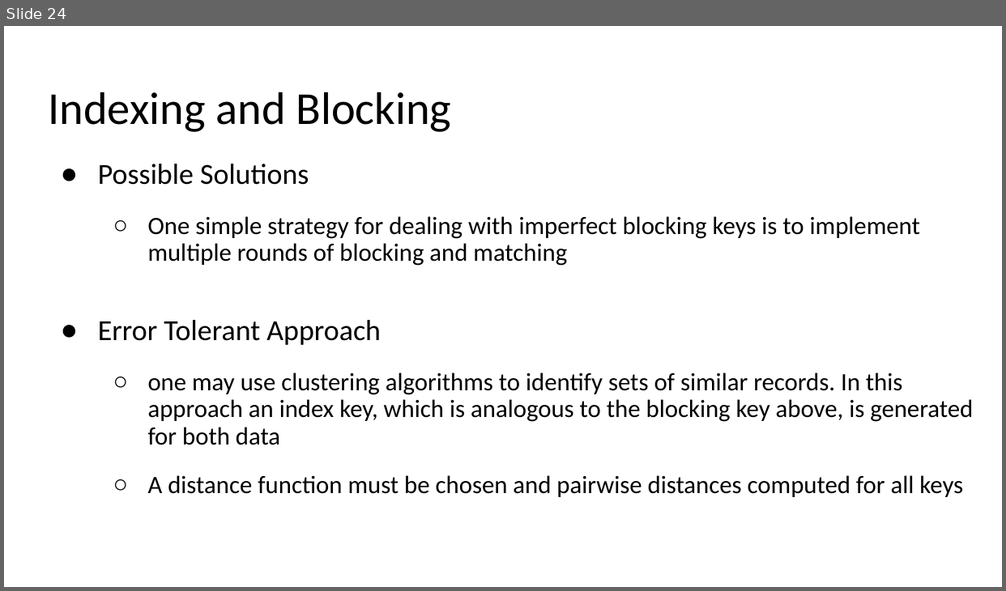
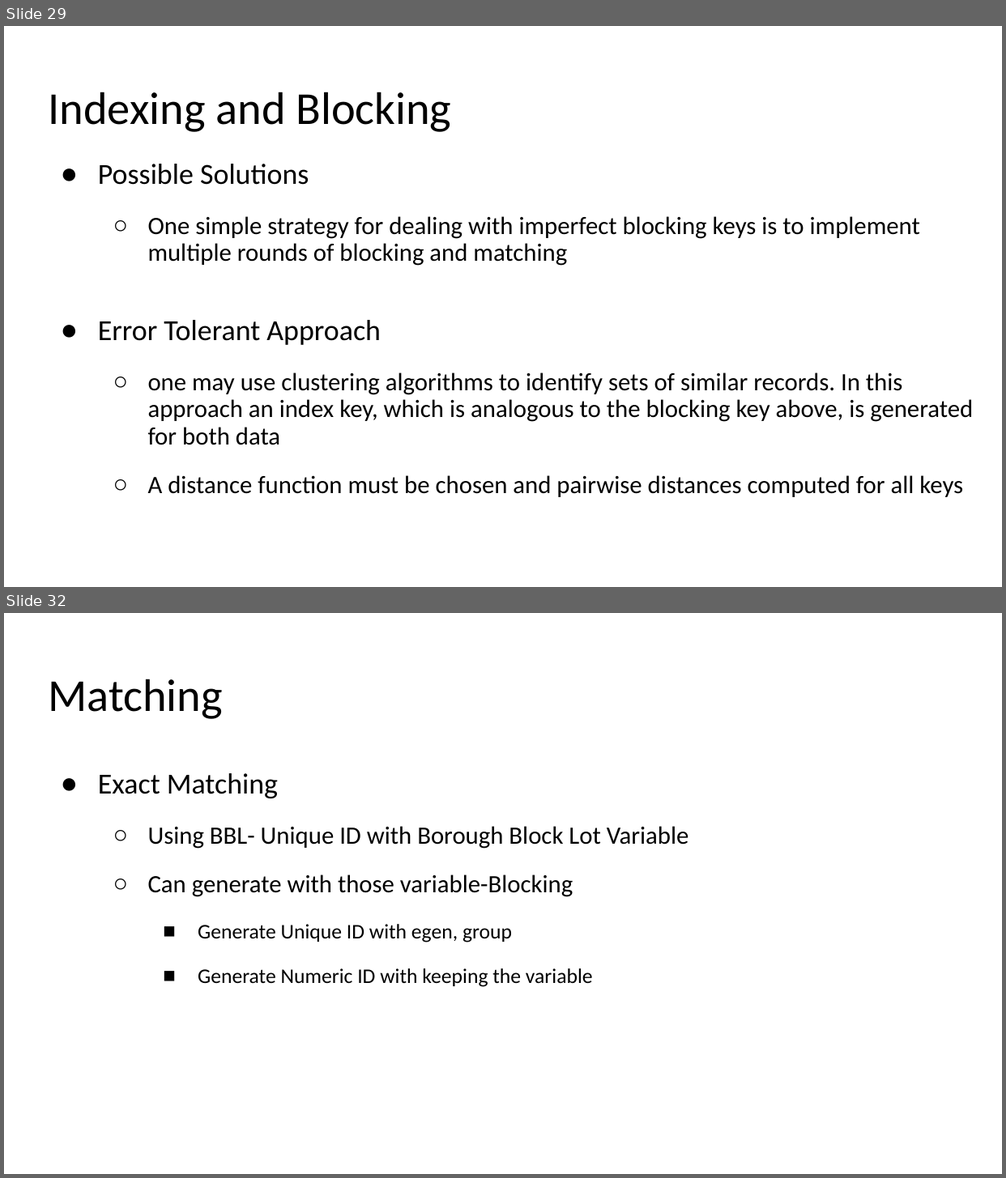
Before and after one commit to moonbg/21bigdataskku, a slide deck: Slides/Week6.pptx. Shown one above the other, each under a label of ours: slide 24 before the commit, slides 29 and 32 after it; the slides between them are not shown. The pictures are 1006x591 and 1006x1178 pixels, drawn with LibreOffice and Linux fonts; fonts in the diff are those of the drawing. Boxes give left, top, right and bottom in pixels: in the first picture for what was removed or moved away, otherwise in the second. Text is boxed around its words. In the diff, an @@ line names an element or a change of style, - is before the commit and + after.

```diff
--- a/Slides/Week6.pptx
+++ b/Slides/Week6.pptx
@@ slide 32 added at (x1=4, y1=613, x2=1002, y2=1174), background #FFFFFF @@
@@ title added at (x1=48, y1=679, x2=223, y2=719), 33 pt, text #000000 @@
+Matching
@@ text added at (x1=98, y1=773, x2=689, y2=987), 18 pt, text #000000 @@
+● Exact Matching
+  ○ Using BBL- Unique ID with Borough Block Lot Variable
+  ○ Can generate with those variable-Blocking
+    ■ Generate Unique ID with egen, group
+    ■ Generate Numeric ID with keeping the variable
@@ what was slide 24 is now slide 29 @@
```
Also in this commit, not shown: 3 slides changed, 19 other slides added, 9 other files.
